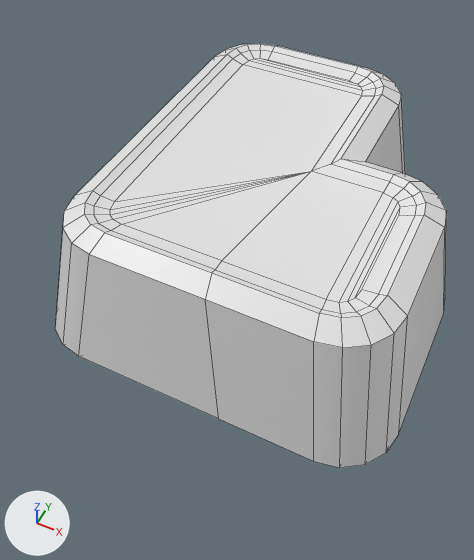
Before and after pictures for a commit that changed the FBX model Assets/Models/key_enter.fbx.
Camera for both pictures: a 50 mm lens placed at (1.76, -3.09, 4.37), pointed at (0.19, 0.04, 0.46). Arrows for +X, +Y and +Z are at lower left; the lights stay in place. Mesh edges are drawn as thin lines.
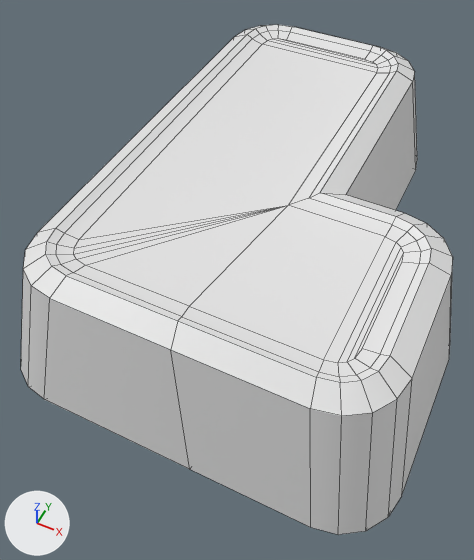
Commit message: fixed enter key

Location of each change, (x1, y1, x2, y2) in pixels of the pictures (474 x 560 px; the box of a moved part takes in the faces that stretch with it):
'Cube', reshaped (10% wider, 20% taller)
    before: (55, 43, 446, 468)
    after: (21, 25, 453, 535)
part 1 of me_cube_002, moved or reshaped
    before: (55, 54, 403, 461)
    after: (21, 34, 416, 527)
part 2 of me_cube_002, moved or reshaped
    before: (216, 43, 405, 174)
    after: (235, 25, 417, 166)
part 3 of me_cube_002, moved or reshaped
    before: (314, 173, 446, 468)
    after: (310, 214, 453, 535)

The change, as a diff of the scene's bpy script:
```diff
--- a/Assets/Models/key_enter.fbx.py
+++ b/Assets/Models/key_enter.fbx.py
@@ me_cube_002 @@
 me_cube_002.from_pydata(...)  # 135 vertices, 138 faces; spans x -1.04..1.76, y -1.04..2.31, z -1.0..0.09
 # used by ob_cube; location = (0.0, 0.0, 1.29)
+# me_cube_002 part 1: all 35 vertices in x -1.04..1.04, y -1.04..1.03, z -1.0..0.09 are moved by (0.0, -0.42, 0.0)
+# me_cube_002 part 2: all 50 vertices in x -1.04..1.04, y 1.64..2.31, z -1.0..0.09 are moved by (0.0, 0.4, 0.0)
+# me_cube_002 part 3: all 50 vertices in x 1.09..1.76, y -1.04..1.04, z -1.0..0.09 are moved by (0.15, -0.42, 0.0)
 me_cube_002.materials.append(mat_material_002)
```
